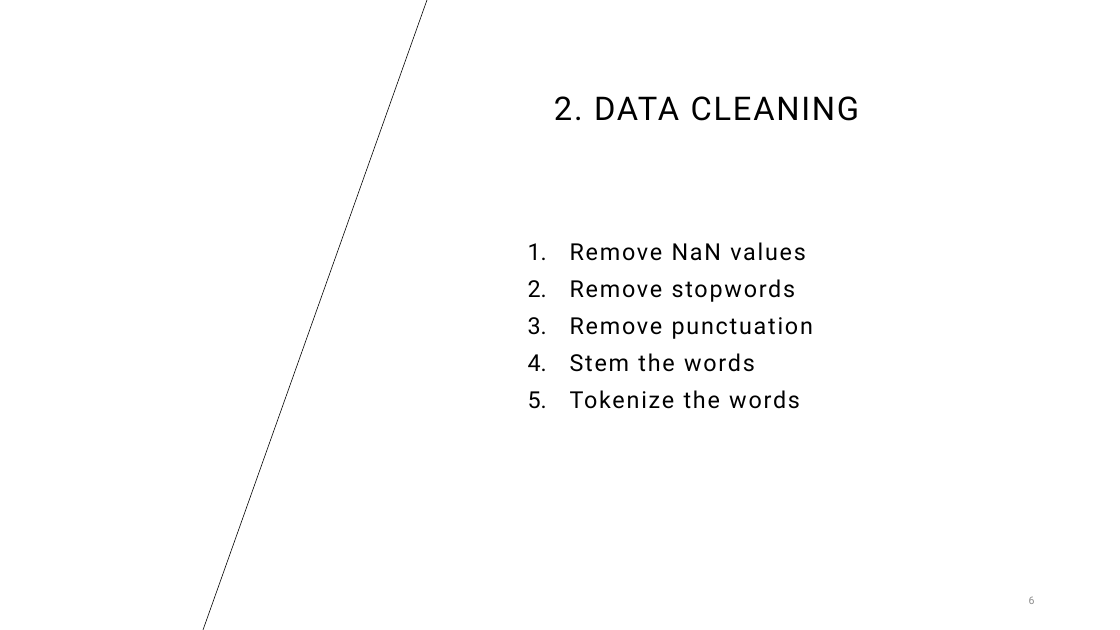
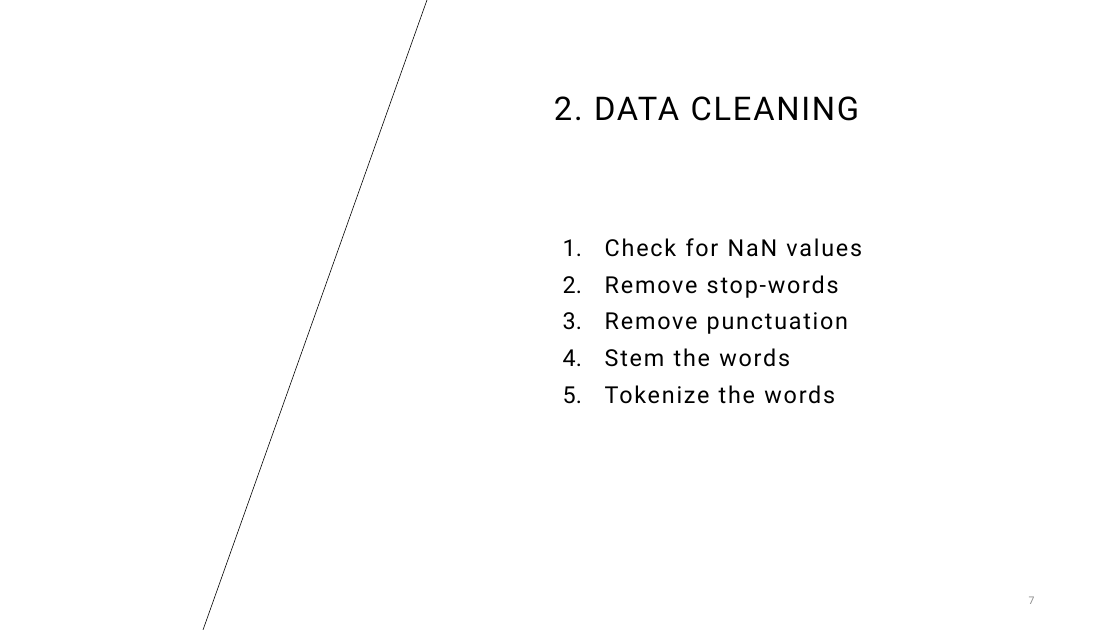
Before and after one commit to ngannk92/tweet_sentiment, a slide deck: slide 7 of tweet sentiment.pptx (slide 6 before the commit). Drawn at 1120x630 pixels with LibreOffice and Linux fonts; fonts in the diff are those of the drawing; background and template pictures are left out. Boxes give left, top, right and bottom in pixels: in the first picture for what was removed or moved away, otherwise in the second. Text is boxed around its words. In the diff, an @@ line names an element or a change of style, - is before the commit and + after.

```diff
--- a/tweet sentiment.pptx
+++ b/tweet sentiment.pptx
@@ text "Check for NaN values": place and size @@
-text "Check for NaN values" at <box>570,242,813,409</box>
+text "Check for NaN values" at <box>605,238,862,404</box>
@@ text at <box>605,238,862,298</box>: text changed @@
-1. Remove NaN values
-2. Remove stopwords
+1. Check for NaN values
+2. Remove stop-words
@@ page number at <box>1029,596,1035,604</box>: text changed @@
-6
+7
```
Also in this commit, not shown: 6 other slides changed, 4 slides added.
